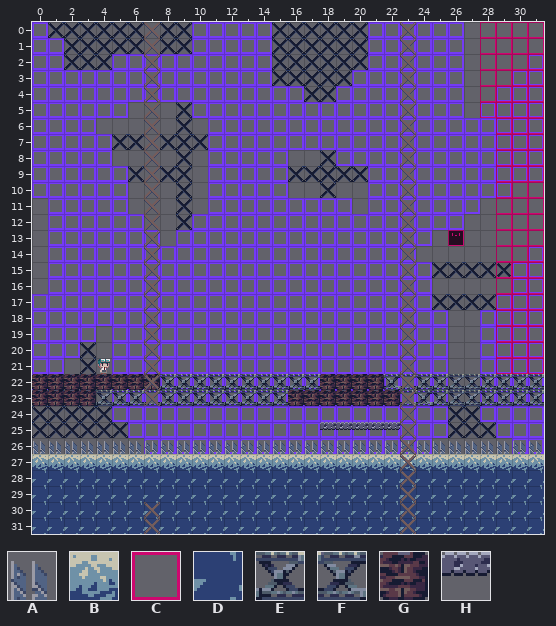
Tiled map (JSON) -- src/resource/map/stage502.json. Above: the version before the commit.
Cells are 16x16 px. Shown: x 0..31, y 0..31.
Key: from "BackGround": A 8, B 53, C 58, D 61, E 73, F 74, G 75, H 96.
_ is an empty cell.
Layers that did not change in this view are not listed.
Layer "Entity" before, first column x 0:
 0 ____________________________CCCC
 1 ____________________________CCCC
 2 ____________________________CCCC
 3 ____________________________CCCC
 4 ____________________________CCCC
 5 ____________________________CCCC
 6 _____________________________CCC
 7 _____________________________CCC
 8 _____________________________CCC
 9 _____________________________CCC
10 _____________________________CCC
11 _____________________________CCC
12 _____________________________CCC
13 _____________________________CCC
14 _____________________________CCC
15 _____________________________CCC
16 _____________________________CCC
17 _____________________________CCC
18 _____________________________CCC
19 _____________________________CCC
20 _____________________________CCC
21 _____________________________CCC
22 GGGGGGGGEEEEEEEEEEGGGGFEEEEEEEEE
23 GGGGEEEEEEEEEEEEGGGGGGGFFEEEEEEE
24 ________________________________
25 __________________HHHHH_________
26 AAAAAAAAAAAAAAAAAAAAAAAAAAAAAAAA
27 BBBBBBBBBBBBBBBBBBBBBBBBBBBBBBBB
28 DDDDDDDDDDDDDDDDDDDDDDDDDDDDDDDD
29 DDDDDDDDDDDDDDDDDDDDDDDDDDDDDDDD
30 DDDDDDDDDDDDDDDDDDDDDDDDDDDDDDDD
31 DDDDDDDDDDDDDDDDDDDDDDDDDDDDDDDD
The result:
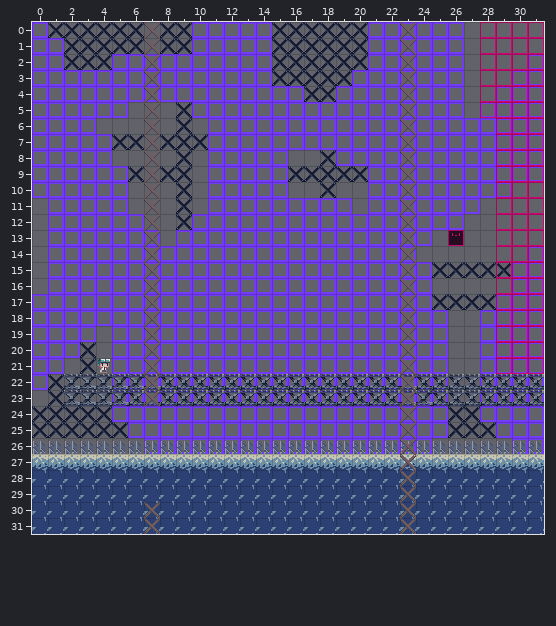
From old to new:
Layer "Entity":
y 22: x 0..7 GGGGGGGG -> __FFFFFF; x 18..23 GGGGFE -> EEEEEF
y 23: x 0..5 GGGGEE -> __FFFF; x 16..22 GGGGGGG -> EEEEEEE
y 25: x 18..22 HHHHH -> _____
Boxes around the changes in both pictures, in picture pixels (x1, y1, x2, y2):
changed: (32, 374, 160, 406)
changed: (288, 374, 416, 406)
removed: (320, 422, 400, 430)
